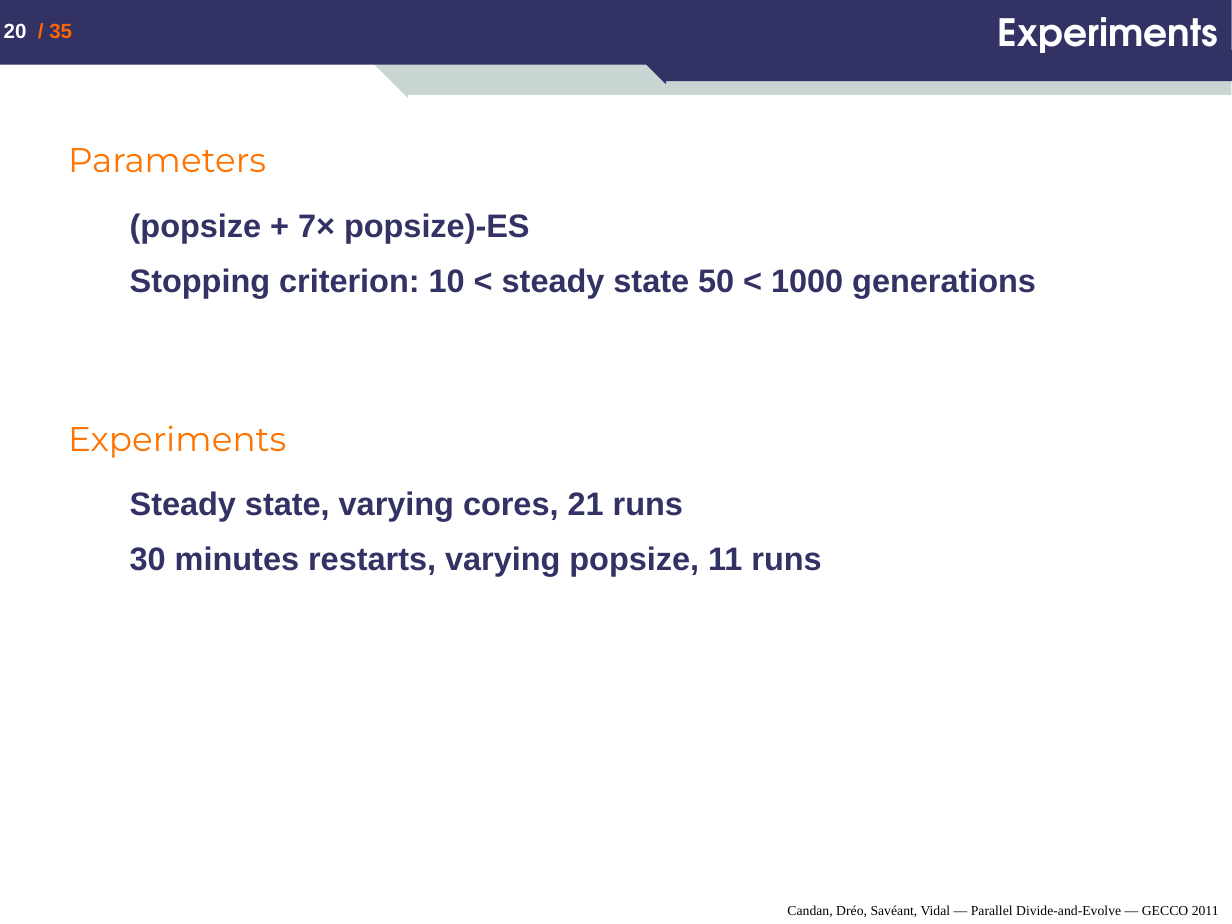
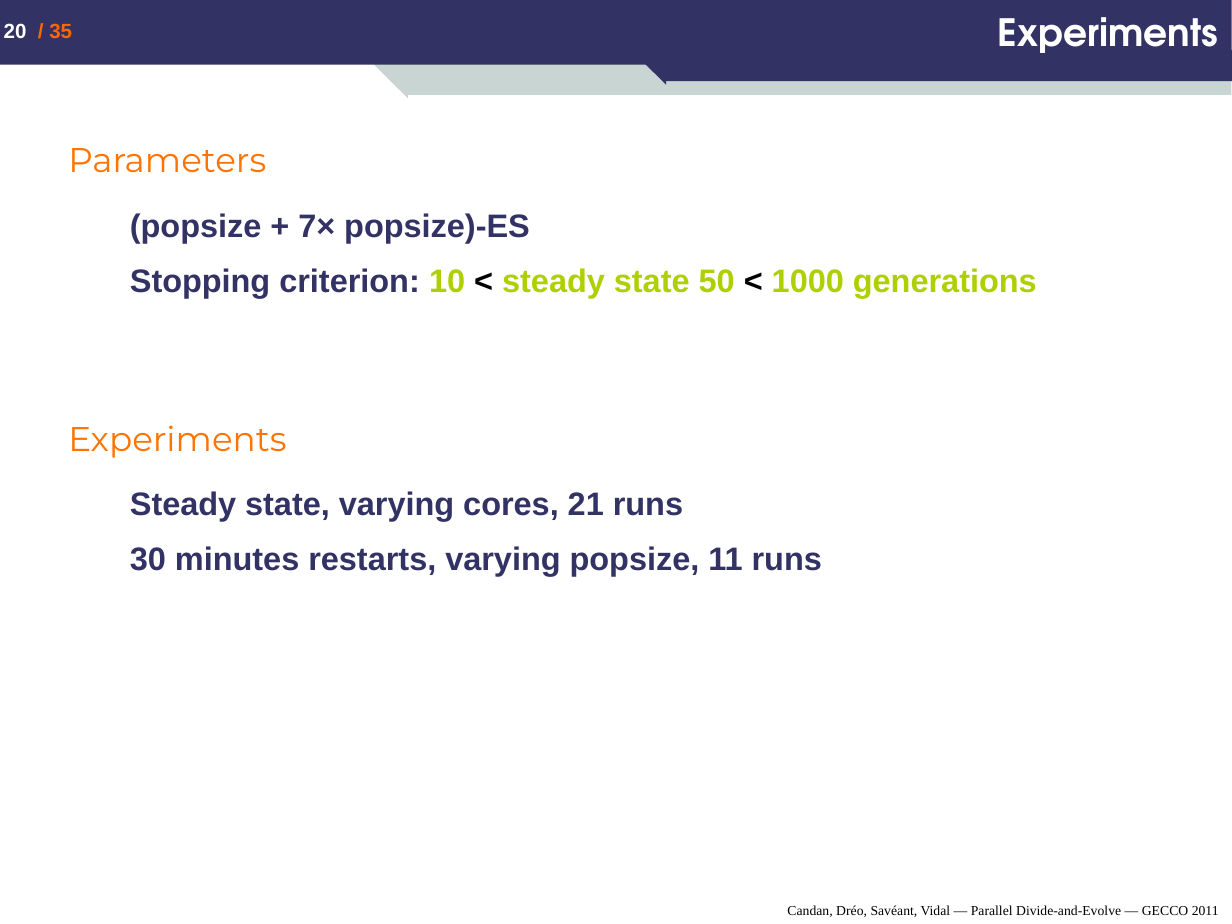
Before and after one commit to nojhan/descarwin, a slide deck: slide 20 of papers/GECCO2011/dae_mt/Candan-Dreo-Saveant-Vidal_Parallel-Divide-and-Evolve_GECCO-2011.ppt. Drawn at 1232x924 pixels with LibreOffice and Linux fonts; fonts in the diff are those of the drawing. Boxes give left, top, right and bottom in pixels: in the first picture for what was removed or moved away, otherwise in the second. Text is boxed around its words. In the diff, an @@ line names an element or a change of style, - is before the commit and + after.

```diff
--- a/papers/GECCO2011/dae_mt/Candan-Dreo-Saveant-Vidal_Parallel-Divide-and-Evolve_GECCO-2011.ppt
+++ b/papers/GECCO2011/dae_mt/Candan-Dreo-Saveant-Vidal_Parallel-Divide-and-Evolve_GECCO-2011.ppt
@@ text at [130,268,1037,298]: text colour #323265 to #AECF00 in "10 steady state 50 1000 generations"; text colour #323265 to #000000 in "< <" @@
```
Also in this commit, not shown: 9 other slides changed.
